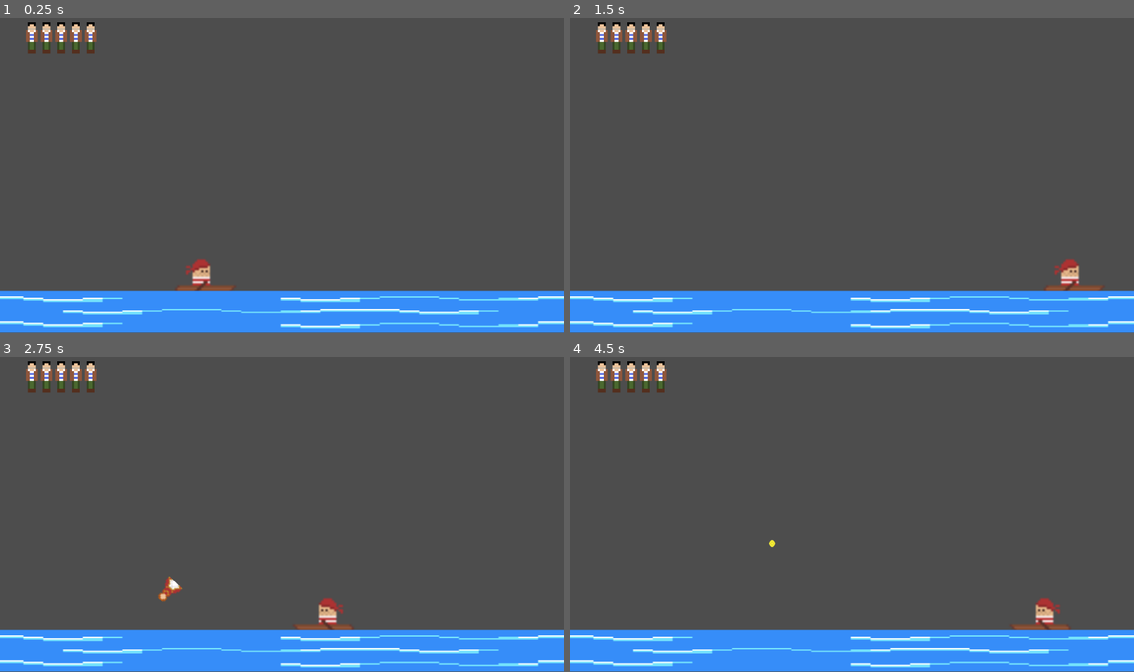
Above: before the commit, frames 1-4 (two rows, left to right).
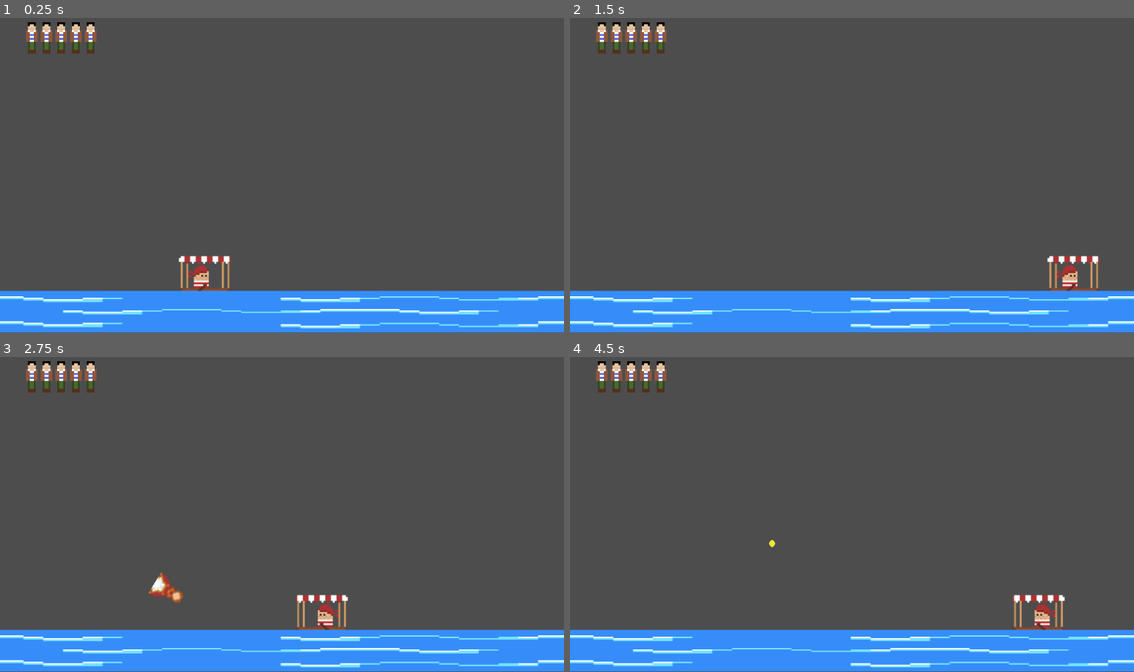
Above: after the commit, the same moments.

Repository: Snowb0lt/Plunder-Panic
Game: Godot game, scene res://Game.tscn
The game is run twice, just before and just after one commit, with the same random seed, the same clock (stepped at 60 frames per second) and the same inputs.
Inputs:
- Up to frame 1 (0.25 s): no input
- Up to frame 2 (1.5 s): tap Enter at 0.5 s; hold D (moveRight) from 0.53 s (still down); tap Shift (Accel) at 0.77 s
- Up to frame 3 (2.75 s): tap Shift (Accel) at 1.52 s; release D (moveRight) at 2.03 s; hold A (moveLeft) from 2.03 s (still down)
- Up to frame 4 (4.5 s): release A (moveLeft) at 2.78 s; hold D (moveRight) 2.78-4.28 s; tap Shift (Accel) at 3.02, 3.77 s; hold A (moveLeft) from 4.28 s (still down)

The runs differ from the first frame. In frame 1, 0.6% of the frame differs, in the area x 31-42%, y 75-87%; in frame 2, 0.6%; in frame 3, 1.0%, in the area x 26-63%, y 68-87%; in frame 4, 0.7%.

Commit message:
Changed the player sprites

Diff:
--- a/Noble.tscn
+++ b/Noble.tscn
@@ -6,8 +6,8 @@
 [ext_resource type="AudioStream" uid="uid://cqmphpwl3ui3c" path="res://Assets/Sounds/Noblewoman Scream.wav" id="4_u3ajd"]
 
 [sub_resource type="CapsuleShape2D" id="CapsuleShape2D_yumn0"]
-radius = 18.8206
-height = 47.2359
+radius = 24.7251
+height = 64.9494
 
 [node name="Noble" type="Node2D"]
 scale = Vector2(2.7098, 2.7098)
@@ -17,7 +17,7 @@
 collision_mask = 16
 
 [node name="MainSprite" type="Sprite2D" parent="RigidBody2D"]
-scale = Vector2(2.98425, 2.98425)
+scale = Vector2(4, 4)
 texture = ExtResource("2_0xo2u")
 
 [node name="CollisionShape2D" type="CollisionShape2D" parent="RigidBody2D"]
--- a/Player.tscn
+++ b/Player.tscn
@@ -1,10 +1,10 @@
 [gd_scene load_steps=5 format=3 uid="uid://dmngx160pmrk8"]
 
-[ext_resource type="Texture2D" uid="uid://dxjiuk6ck8h1d" path="res://Assets/Pirate Player.png" id="1_2hhuh"]
+[ext_resource type="Texture2D" uid="uid://bmawpla5v18ga" path="res://Assets/Pirate Player.png" id="1_2hhuh"]
 [ext_resource type="Script" path="res://Scripts/Player.gd" id="1_7uobt"]
 
 [sub_resource type="RectangleShape2D" id="RectangleShape2D_w25c6"]
-size = Vector2(119, 17.25)
+size = Vector2(107, 13)
 
 [sub_resource type="RectangleShape2D" id="RectangleShape2D_466na"]
 size = Vector2(93, 11.5)
@@ -13,18 +13,18 @@
 script = ExtResource("1_7uobt")
 
 [node name="Sprite2D" type="Sprite2D" parent="."]
-position = Vector2(55, 55)
-scale = Vector2(4.4375, 4.4375)
+position = Vector2(53.875, 68.875)
+scale = Vector2(1.91016, 1.91016)
 texture = ExtResource("1_2hhuh")
 
 [node name="Catch Area" type="Area2D" parent="." groups=["Bomb", "Coin", "Supplies"]]
 
 [node name="CollisionShape2D" type="CollisionShape2D" parent="Catch Area"]
-position = Vector2(52, 28)
+position = Vector2(53.5, 32.5)
 shape = SubResource("RectangleShape2D_w25c6")
 
 [node name="ShipBottom" type="CollisionShape2D" parent="." groups=["Water"]]
-position = Vector2(44.5, 115)
+position = Vector2(47, 120)
 shape = SubResource("RectangleShape2D_466na")
 
 [connection signal="area_entered" from="Catch Area" to="." method="_on_catch_area_area_entered"]
Binary file changed: Assets/Pirate Player Exploded.png
Not shown, changed: Assets/Pirate Player Exploded.png.import
Binary file changed: Assets/Pirate Player.png
Not shown, changed: Assets/Pirate Player.png.import
